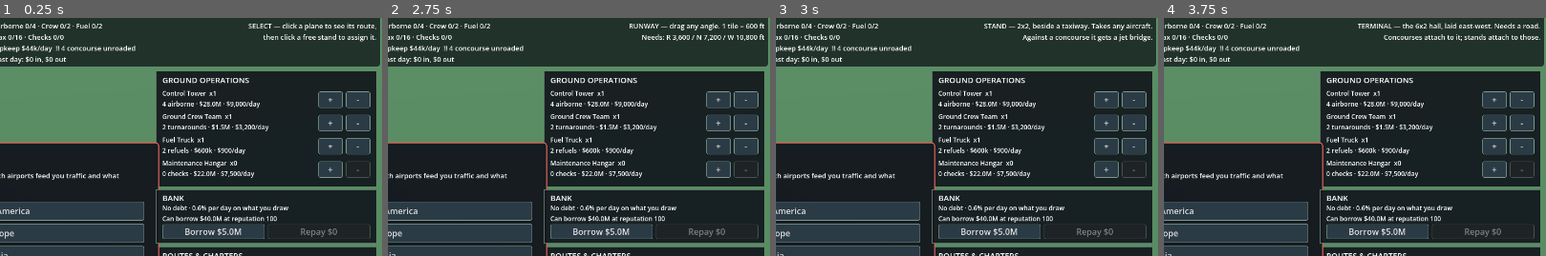
Above: before the commit, frames 1-4 (left to right).
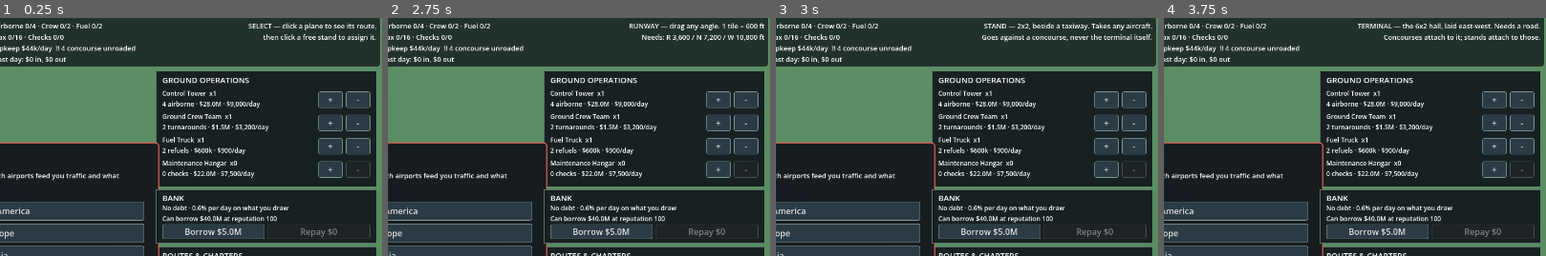
Above: after the commit, the same moments.

Repository: gerp93/airport
Game: Godot game, scene res://Main.tscn
Same seed, same stepped clock (60 frames per second), same inputs: the game is played once before the commit and once after it.
Inputs:
- Up to frame 1 (0.25 s): no input
- Up to frame 2 (2.75 s): click "Select" at 0.5 s; click "Taxiway" at 1.25 s; click "Runway" at 2 s
- Up to frame 3 (3 s): click "Stand" at 2.75 s
- Up to frame 4 (3.75 s): click "Terminal" at 3.5 s
The pictures show only the part of the screen within x 50-100%, y 0-50%; the shares and areas given below are measured in that part.

Frames 1-2 are identical in both runs. In frame 3, 0.6% of the frame differs, in the area x 54-99%, y 6-10%; in frame 4, nothing differs.

Commit message:
Refuse stands placed against the terminal hall
A stand touching the hall was already useless — only piers give jet bridges —
and both meshes overhang their own footprints enough to visibly interpenetrate
when they sit side by side. Refusing the placement fixes the rule and the
overlap at once, and the tool hint now says so rather than describing only the
reward for getting it right.

The harness caught the first version of the check passing for the wrong reason:
the cell I picked to prove a stand cannot go against the hall was not actually
adjacent to it.

Sweep clean; balance run 0 gridlocked, 0 towed, 34 turnarounds.

Co-Authored-By: Claude Opus 5 <noreply@anthropic.com>

Diff:
--- a/AirportGrid.gd
+++ b/AirportGrid.gd
@@ -566,7 +566,18 @@
 
 
 func can_place_stand(cells: Array) -> bool:
-	return _cells_are_free(cells)
+	if not _cells_are_free(cells):
+		return false
+	# Never against the hall. A stand touching the terminal gets no jet bridge —
+	# only piers give those — so it was already useless there, and the stand mesh
+	# and the hall mesh both overhang their own footprints enough to visibly
+	# interpenetrate. Refusing the placement fixes the rule and the overlap at
+	# once.
+	for c in cells:
+		for n in neighbors(c):
+			if tile_type(n) == TileType.TERMINAL:
+				return false
+	return true
 
 
 func place_stand(cells: Array, rot: int = 0) -> int:
--- a/Main.gd
+++ b/Main.gd
@@ -3353,7 +3353,7 @@
 			else:
 				tool_info_label.text = "%s per tile" % money_str(COST_RUNWAY_TILE)
 		Tool.STAND:
-			hint_label.text = "STAND — 2x2, beside a taxiway. Takes any aircraft.\nAgainst a concourse it gets a jet bridge."
+			hint_label.text = "STAND — 2x2, beside a taxiway. Takes any aircraft.\nGoes against a concourse, never the terminal itself."
 			tool_info_label.text = "%s · %s (Q to rotate)" % [money_str(COST_STAND), rot_name()]
 		Tool.TERMINAL:
 			hint_label.text = "TERMINAL — the 6x2 hall, laid %s. Needs a road.\nConcourses attach to it; stands attach to those." % rot_name()
--- a/ToolSweep.gd
+++ b/ToolSweep.gd
@@ -139,11 +139,10 @@
 	# Stands attach to the PIER, not to the hall.
 	var by_pier = grid.get_stand(grid.place_stand(grid.stand_cells_for(Vector2i(25, 4), 0), 0))
 	_expect(grid.stand_is_contact(by_pier), "a stand against a pier is a contact stand")
-	# Clear of the pier as well as the hall, or it would be a contact stand for
-	# the wrong reason and the check would pass by accident.
-	var by_hall = grid.get_stand(grid.place_stand(grid.stand_cells_for(Vector2i(20, 3), 0), 0))
-	_expect(not grid.stand_is_contact(by_hall),
-		"a stand against the hall itself must NOT get a bridge")
+	# Directly under the hall's south face — the placement that used to be
+	# allowed, gave no bridge, and left the two meshes interpenetrating.
+	_expect(not grid.can_place_stand(grid.stand_cells_for(Vector2i(22, 3), 0)),
+		"a stand must not be placeable against the hall itself")
 
 	# Demolishing the hall orphans its piers rather than destroying them.
 	grid.demolish(Vector2i(22, 1))
@@ -154,7 +153,6 @@
 		"a pier whose hall is gone must be orphaned, not deleted")
 	grid.demolish(Vector2i(24, 3))
 	grid.demolish(Vector2i(25, 4))
-	grid.demolish(Vector2i(20, 3))
 
 
 # Parked aircraft face where the stand says, not where they happened to be
